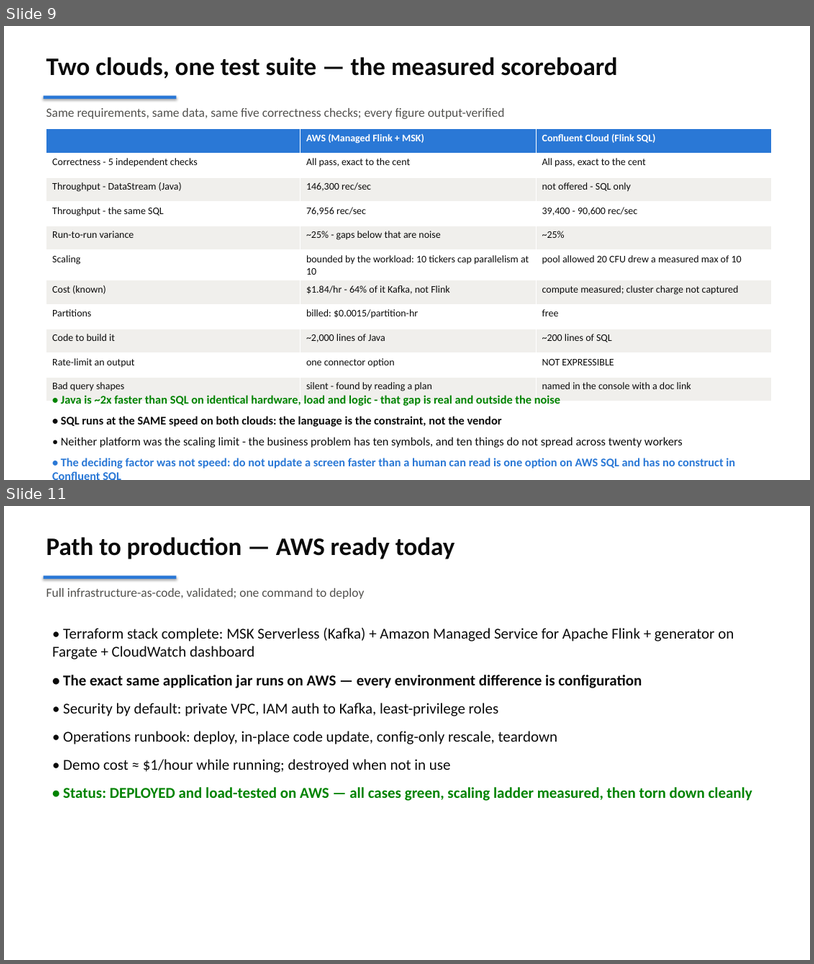
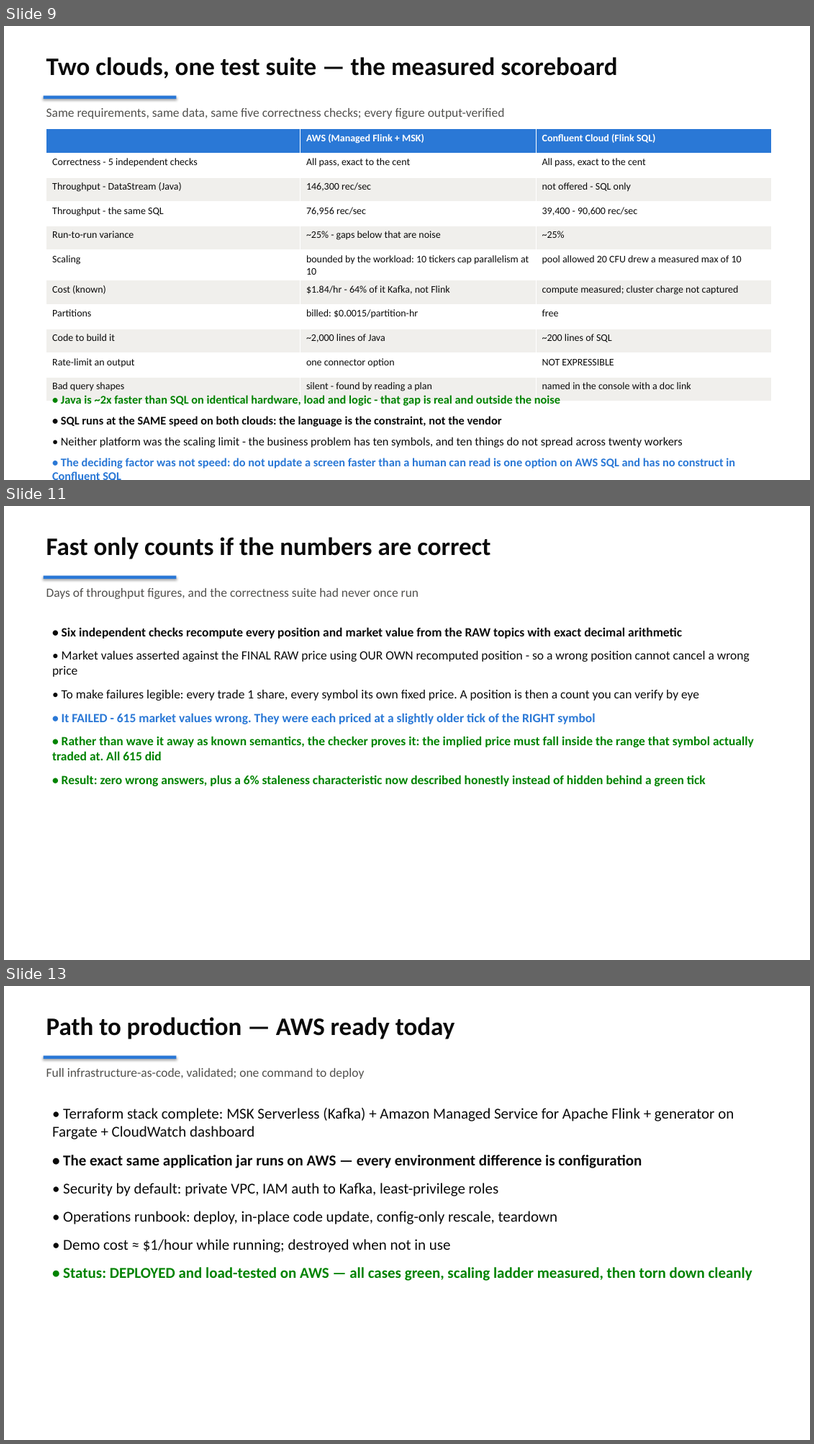
Before and after one commit to jimzucker/flink-fable5, a slide deck: docs/flink-demo-exec-briefing.pptx. Shown one above the other, each under a label of ours: slides 9 and 11 before the commit, slides 9, 11 and 13 after it; the slides between them are not shown. The pictures are 814x964 and 814x1444 pixels, drawn with LibreOffice and Linux fonts; fonts in the diff are those of the drawing. Boxes give left, top, right and bottom in pixels: in the first picture for what was removed or moved away, otherwise in the second. Text is boxed around its words. In the diff, an @@ line names an element or a change of style, - is before the commit and + after.

```diff
--- a/docs/flink-demo-exec-briefing.pptx
+++ b/docs/flink-demo-exec-briefing.pptx
@@ slide 11 added at bbox=[4, 506, 810, 960], background #FFFFFF @@
@@ text added at bbox=[46, 537, 491, 559], 30 pt, text #0B0B0B, bold @@
+Fast only counts if the numbers are correct
@@ rectangle added at bbox=[44, 576, 176, 579], fill #2A78D6 @@
@@ text added at bbox=[46, 588, 419, 599], 15 pt, text #52514E @@
+Days of throughput figures, and the correctness suite had never once run
@@ text added at bbox=[52, 627, 754, 786], 15 pt, text #0B0B0B, bold @@
+• Six independent checks recompute every position and market value from the RAW topics with exact decimal arithmetic
+• Market values asserted against the FINAL RAW price using OUR OWN recomputed position - so a wrong position cannot cancel a wrong price
+• To make failures legible: every trade 1 share, every symbol its own fixed price. A position is then a count you can verify by eye
+• It FAILED - 615 market values wrong. They were each priced at a slightly older tick of the RIGHT symbol
+• Rather than wave it away as known semantics, the checker proves it: the implied price must fall inside the range that symbol actually traded at. All 615 did
+• Result: zero wrong answers, plus a 6% staleness characteristic now described honestly instead of hidden behind a green tick
@@ what was slide 11 is now slide 13 @@
```
Also in this commit, not shown: 1 slide changed, 1 other slide added, 3 other files.
